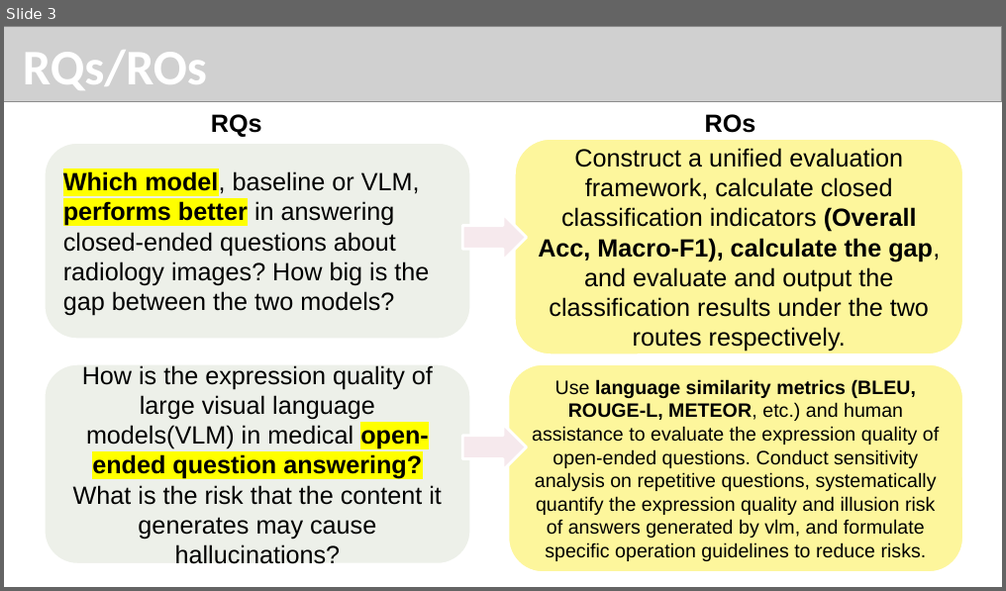
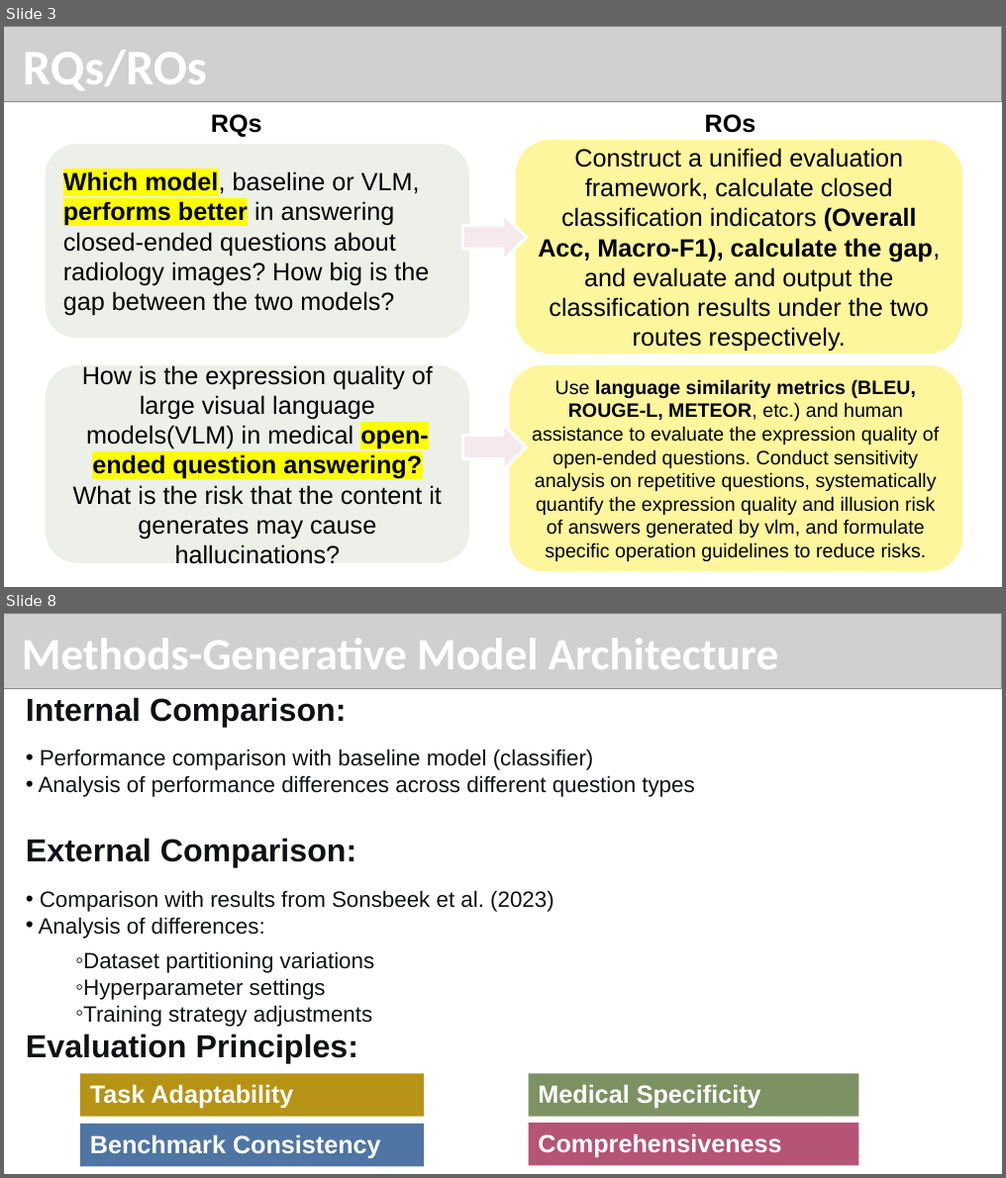
Before and after one commit to zhongjp21-coder/WOA7015_AlternativeAsscement, a slide deck: Report Dir/WOX7001_assignment2_zouting(24201617).pptx. Shown one above the other, each under a label of ours: slide 3 before the commit, slides 3 and 8 after it; the slides between them are not shown. The pictures are 1006x591 and 1006x1178 pixels, drawn with LibreOffice and Linux fonts; fonts in the diff are those of the drawing; grey boxes stand for pictures. Boxes give left, top, right and bottom in pixels: in the first picture for what was removed or moved away, otherwise in the second. Text is boxed around its words. In the diff, an @@ line names an element or a change of style, - is before the commit and + after.

```diff
--- a/Report Dir/WOX7001_assignment2_zouting(24201617).pptx
+++ b/Report Dir/WOX7001_assignment2_zouting(24201617).pptx
@@ slide 8 added at [4, 613, 1002, 1174], background #FFFFFF @@
@@ picture added at [4, 613, 1002, 689] @@
@@ title added at [22, 639, 779, 669], 32.4 pt, text #FFFFFF, bold @@
+Methods-Generative Model Architecture
@@ text added at [26, 697, 694, 1064], 16 pt, text #0F1115 @@
+Internal Comparison:
+• Performance comparison with baseline model (classifier)
+• Analysis of performance differences across different question types
+External Comparison:
+• Comparison with results from Sonsbeek et al. (2023)
+• Analysis of differences:
+    ◦ Dataset partitioning variations
+    ◦ Hyperparameter settings
+    ◦ Training strategy adjustments
+  Evaluation Principles:
@@ rectangle added at [80, 1074, 423, 1117], fill #B79315, 18 pt, text #FFFFFF, bold @@
+Task Adaptability
@@ rectangle added at [528, 1074, 858, 1117], fill #7D9263, 18 pt, text #FFFFFF, bold @@
+Medical Specificity
@@ rectangle added at [80, 1124, 423, 1166], fill #4E75A3, 18 pt, text #FFFFFF, bold @@
+Benchmark Consistency
@@ rectangle added at [528, 1123, 858, 1165], fill #B55475, 18 pt, text #FFFFFF, bold @@
+Comprehensiveness
```
Also in this commit, not shown: 5 slides changed, 6 other slides added, 3 other files.
